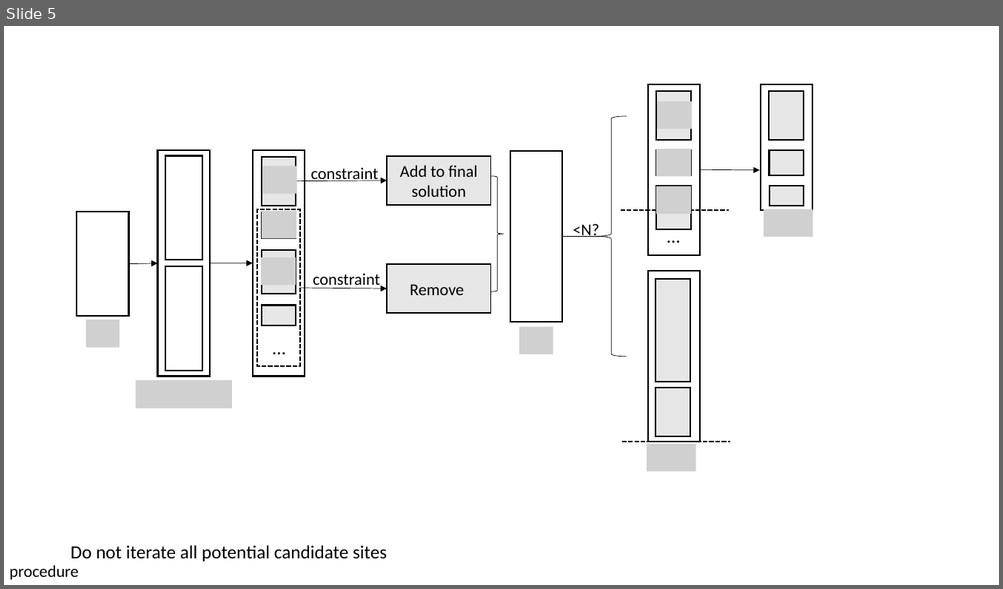
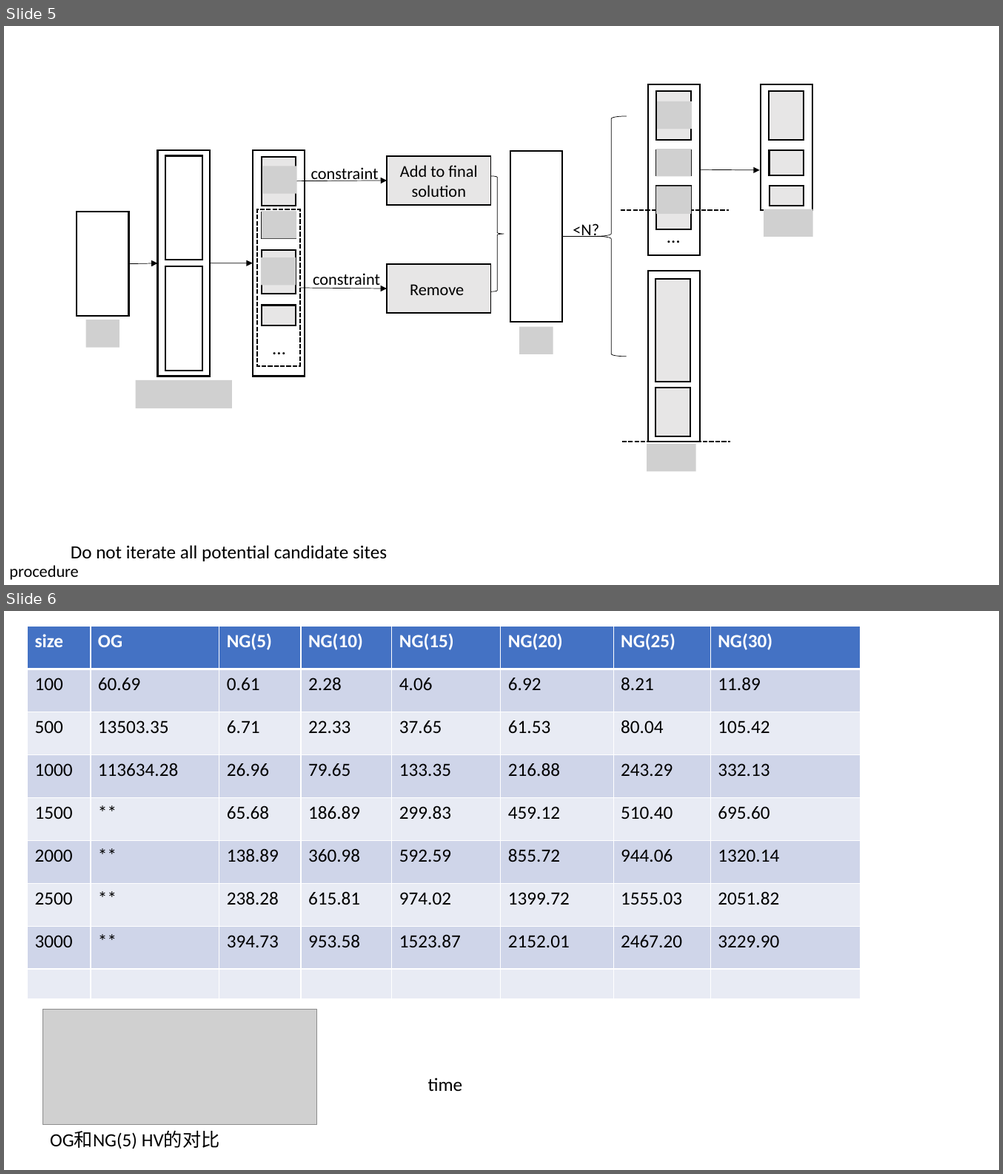
Before and after one commit to sywang-20/opt-greedy, a slide deck: DOCUS/progress-report.pptx. Shown one above the other, each under a label of ours: slide 5 before the commit, slides 5 and 6 after it. The pictures are 1003x589 and 1003x1174 pixels, drawn with LibreOffice and Linux fonts; fonts in the diff are those of the drawing; grey boxes stand for pictures. Boxes give left, top, right and bottom in pixels: in the first picture for what was removed or moved away, otherwise in the second. Text is boxed around its words. In the diff, an @@ line names an element or a change of style, - is before the commit and + after.

```diff
--- a/DOCUS/progress-report.pptx
+++ b/DOCUS/progress-report.pptx
@@ slide 6 added at (4, 611, 999, 1170), background #FFFFFF @@
@@ table added at (27, 626, 860, 999), 9 rows, 8 columns @@
+size | OG | NG(5) | NG(10) | NG(15) | NG(20) | NG(25) | NG(30)
+100 | 60.69 | 0.61 | 2.28 | 4.06 | 6.92 | 8.21 | 11.89
+500 | 13503.35 | 6.71 | 22.33 | 37.65 | 61.53 | 80.04 | 105.42
+1000 | 113634.28 | 26.96 | 79.65 | 133.35 | 216.88 | 243.29 | 332.13
+1500 | ** | 65.68 | 186.89 | 299.83 | 459.12 | 510.40 | 695.60
+2000 | ** | 138.89 | 360.98 | 592.59 | 855.72 | 944.06 | 1320.14
+2500 | ** | 238.28 | 615.81 | 974.02 | 1399.72 | 1555.03 | 2051.82
+3000 | ** | 394.73 | 953.58 | 1523.87 | 2152.01 | 2467.20 | 3229.90
+ |  |  |  |  |  |  | 
@@ picture added at (42, 1009, 317, 1125) @@
@@ text added at (428, 1078, 463, 1091), 18 pt, text #000000 @@
+time
@@ text added at (50, 1132, 220, 1150), 18 pt, text #000000 @@
+OG和NG(5) HV的对比
```
Also in this commit, not shown: 3 other slides added, 2 slides removed.
